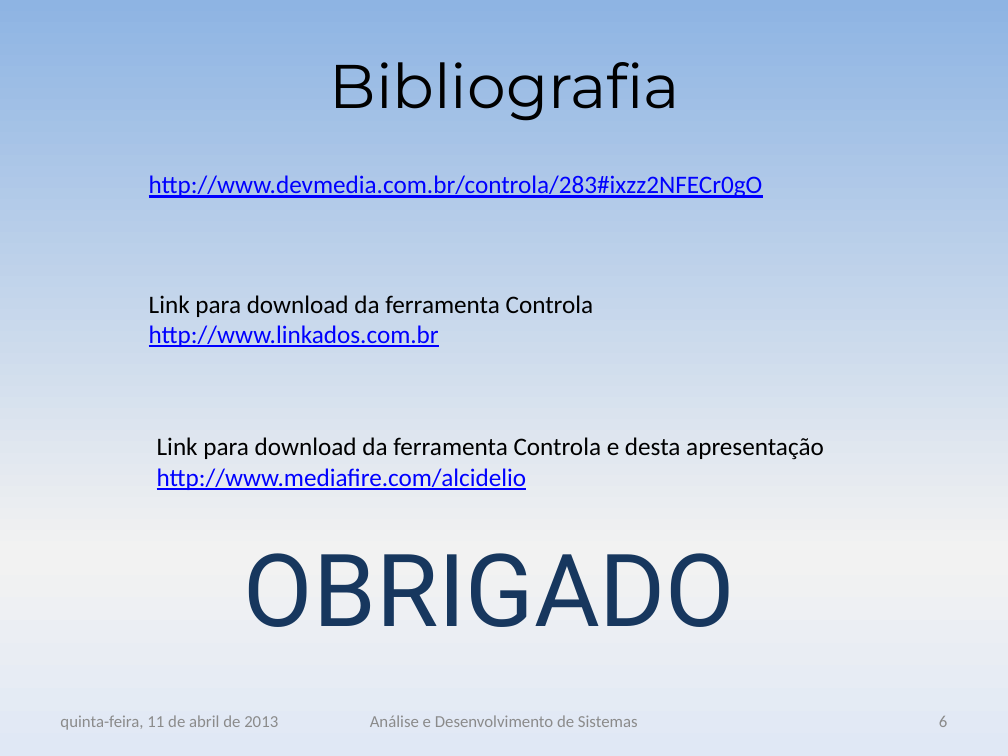
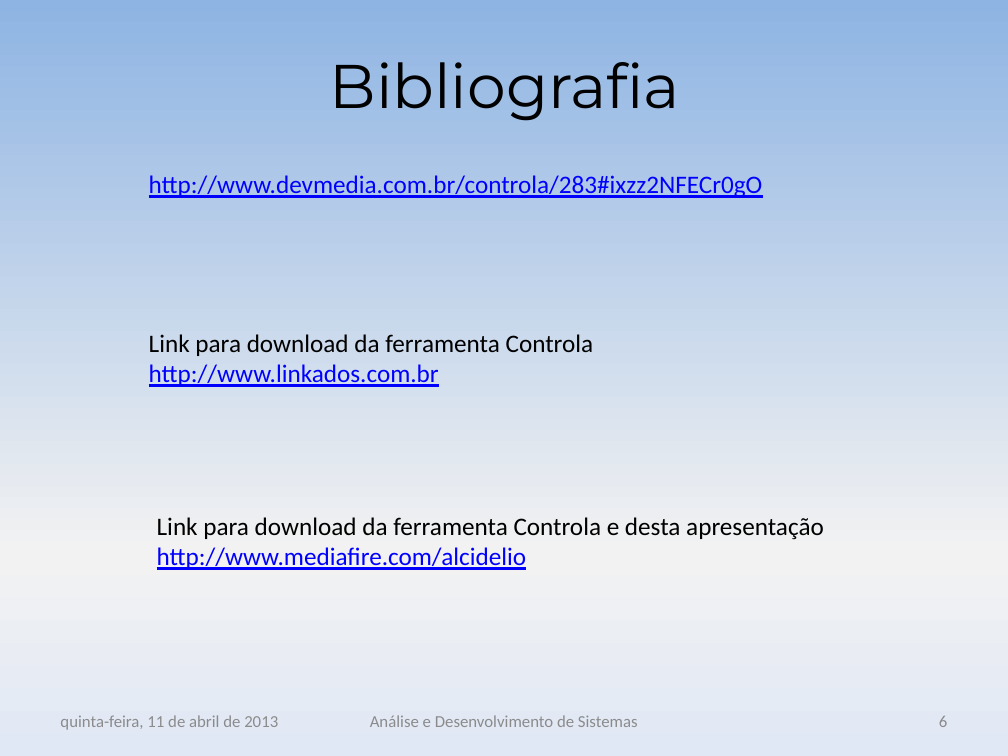
Before and after one commit to andreluizst/ads03na-academia, a slide deck: slide 6 of ENR/ENR_ApresentaçãoControla.pptx. Drawn at 1008x756 pixels with LibreOffice and Linux fonts; fonts in the diff are those of the drawing; background and template pictures are left out. Boxes give left, top, right and bottom in pixels: in the first picture for what was removed or moved away, otherwise in the second. Text is boxed around its words. In the diff, an @@ line names an element or a change of style, - is before the commit and + after.

Commit message:
Apresentação controla slide final - atualização

```diff
--- a/ENR/ENR_ApresentaçãoControla.pptx
+++ b/ENR/ENR_ApresentaçãoControla.pptx
@@ text "Link para download da ferramenta ...": place and size @@
-text "Link para download da ferramenta ..." at [149,295,594,347]
+text "Link para download da ferramenta ..." at [149,334,594,387]
@@ text "Link para download da ferramenta ...": place and size @@
-text "Link para download da ferramenta ..." at [157,437,824,490]
+text "Link para download da ferramenta ..." at [157,517,824,570]
@@ text removed at [244,553,735,627] @@
-OBRIGADO
```
Also in this commit, not shown: 1 slide added.
